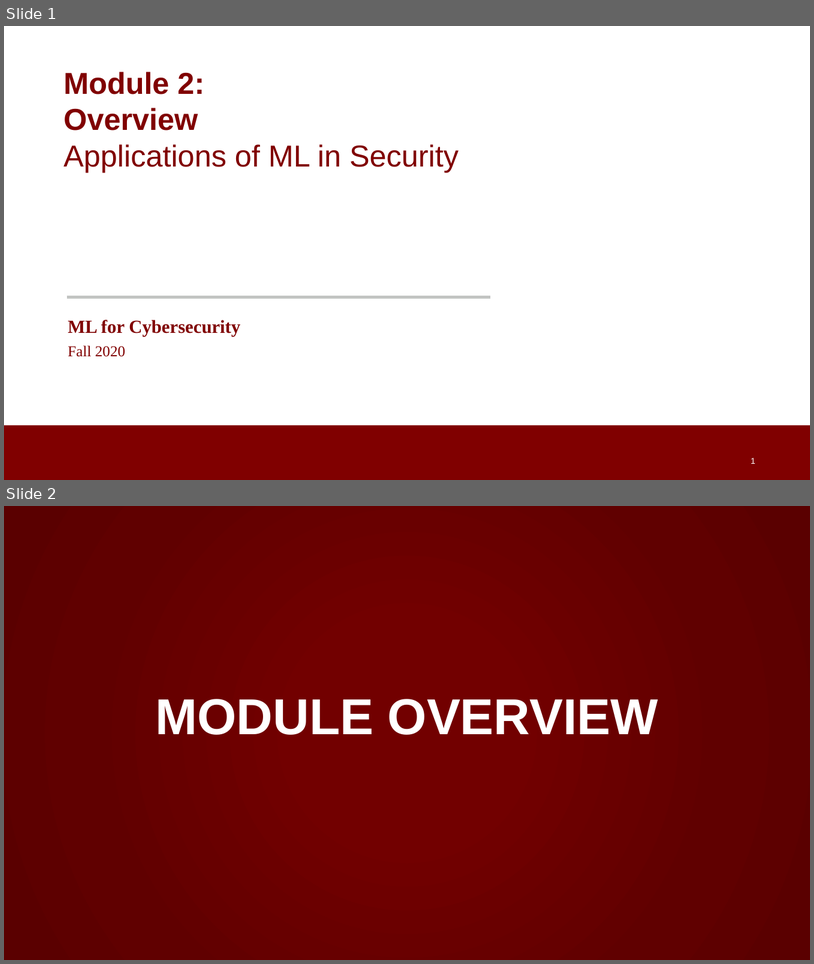
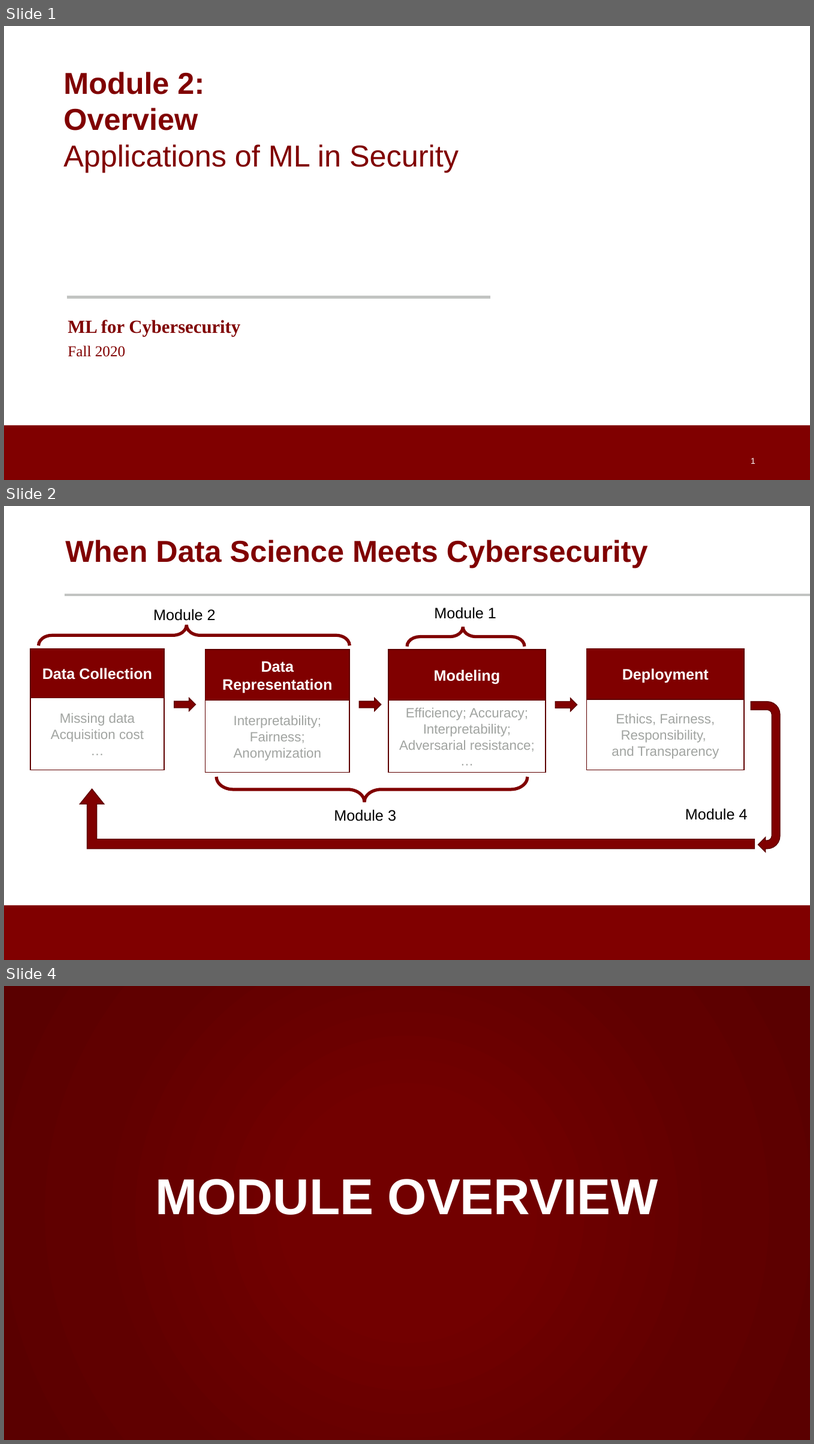
Before and after one commit to noise-lab/ML-Cybersecurity, a slide deck: module-2/ppt/2.0-introduction.pptx. Shown one above the other, each under a label of ours: slides 1 and 2 before the commit, slides 1, 2 and 4 after it; the slides between them are not shown. The pictures are 814x964 and 814x1444 pixels, drawn with LibreOffice and Linux fonts; fonts in the diff are those of the drawing; background and template pictures are left out. Boxes give left, top, right and bottom in pixels: in the first picture for what was removed or moved away, otherwise in the second. Text is boxed around its words. In the diff, an @@ line names an element or a change of style, - is before the commit and + after.

```diff
--- a/module-2/ppt/2.0-introduction.pptx
+++ b/module-2/ppt/2.0-introduction.pptx
@@ slide 2 added at (4, 506, 810, 960), background #FFFFFF; not listed: 1 template element that a slide beside it also shows @@
@@ title added at (65, 540, 648, 568), 36 pt, text #800000, bold @@
+When Data Science Meets Cybersecurity
@@ line added from (65, 595) to (810, 595), #C2C4C2 3 pt @@
@@ text added at (153, 609, 216, 621), 18 pt, text #000000 @@
+Module 2
@@ text added at (434, 607, 497, 619), 18 pt, text #000000 @@
+Module 1
@@ left brace added at (38, 625, 350, 645), outline #800000 3.75 pt @@
@@ left brace added at (408, 627, 525, 646), outline #800000 3.75 pt @@
@@ rectangle added at (30, 648, 164, 698), fill #800000, outline #5F0000 1 pt, 18 pt, text #FFFFFF, bold @@
+Data Collection
@@ rectangle added at (206, 649, 350, 700), fill #800000, outline #5F0000 1 pt, 18 pt, text #FFFFFF, bold @@
+Data Representation
@@ rectangle added at (389, 649, 546, 700), fill #800000, outline #5F0000 1 pt, 18 pt, text #FFFFFF, bold @@
+Modeling
@@ rectangle added at (587, 648, 744, 699), fill #800000, outline #5F0000 1 pt, 18 pt, text #FFFFFF, bold @@
+Deployment
@@ rectangle added at (30, 698, 164, 770), fill #FFFFFF, outline #5F0000 1 pt, 16 pt, text #A1A4A1 @@
+Missing data
+Acquisition cost
+…
@@ right arrow added at (174, 698, 196, 711), fill #800000, outline #5F0000 1 pt @@
@@ rectangle added at (206, 700, 350, 772), fill #FFFFFF, outline #5F0000 1 pt, 16 pt, text #A1A4A1 @@
+Interpretability; Fairness;
+Anonymization
@@ right arrow added at (360, 698, 381, 711), fill #800000, outline #5F0000 1 pt @@
@@ rectangle added at (389, 700, 546, 772), fill #FFFFFF, outline #5F0000 1 pt, 16 pt, text #A1A4A1 @@
+Efficiency; Accuracy; Interpretability; Adversarial resistance;
+…
@@ right arrow added at (556, 699, 578, 712), fill #800000, outline #5F0000 1 pt @@
@@ rectangle added at (587, 699, 744, 770), fill #FFFFFF, outline #5F0000 1 pt, 16 pt, text #A1A4A1 @@
+Ethics, Fairness, Responsibility,
+and Transparency
@@ uturn arrow added at (751, 702, 780, 852), fill #800000, outline #5F0000 1 pt @@
@@ bent up arrow added at (80, 789, 755, 849), fill #800000, outline #5F0000 1 pt @@
@@ left brace added at (216, 777, 528, 802), outline #800000 3.75 pt @@
@@ text added at (334, 809, 396, 821), 18 pt, text #000000 @@
+Module 3
@@ text added at (686, 808, 748, 820), 18 pt, text #000000 @@
+Module 4
@@ what was slide 2 is now slide 4 @@
```
Also in this commit, not shown: 1 other slide added, 5 other files.
